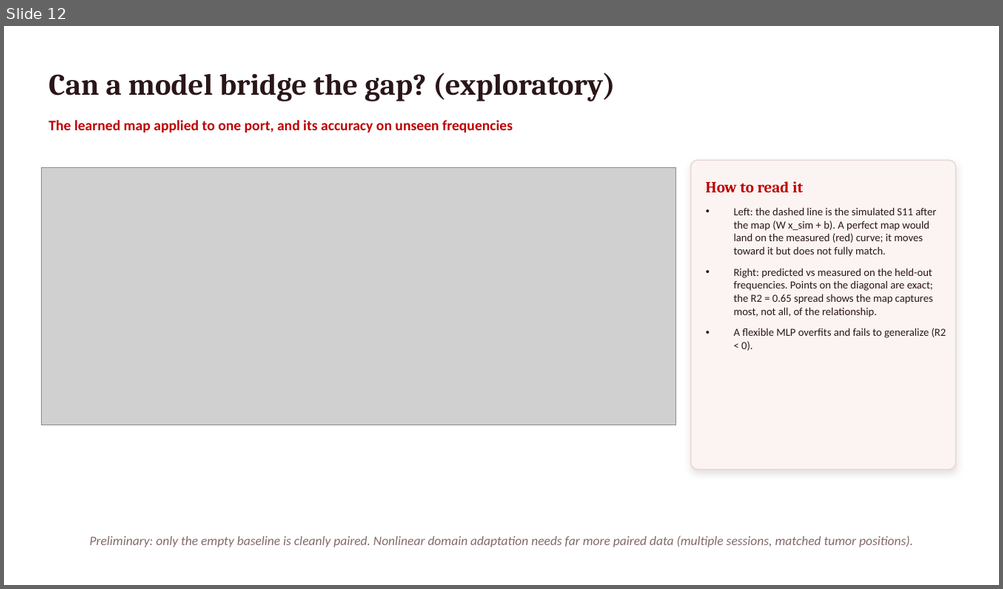
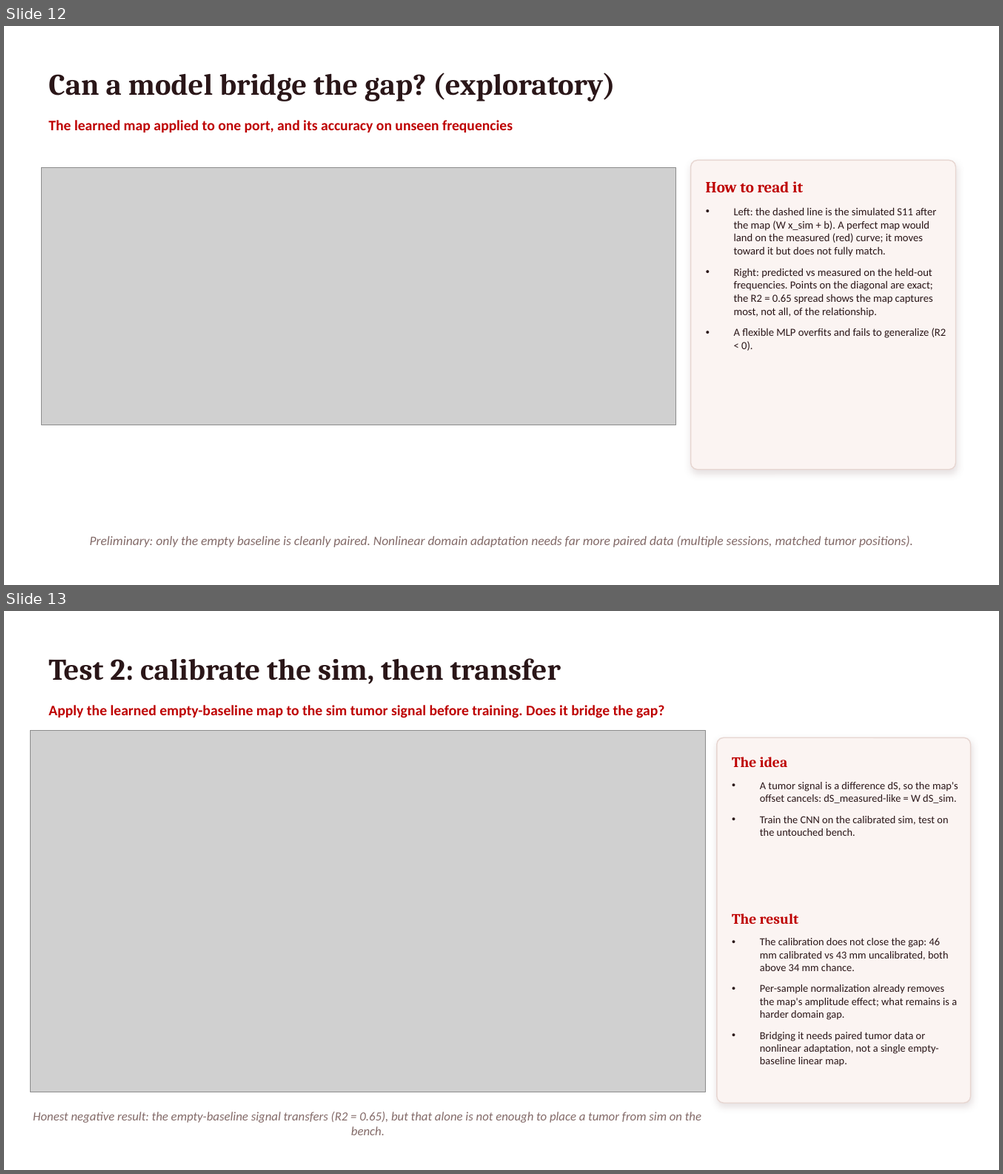
Before and after one commit to pmart1534/microwave-phantom-localization-cnn-mlp, a slide deck: regression_deck/Deck3_Sim_vs_Measured.pptx. Shown one above the other, each under a label of ours: slide 12 before the commit, slides 12 and 13 after it. The pictures are 1003x589 and 1003x1174 pixels, drawn with LibreOffice and Linux fonts; fonts in the diff are those of the drawing; grey boxes stand for pictures. Boxes give left, top, right and bottom in pixels: in the first picture for what was removed or moved away, otherwise in the second. Text is boxed around its words. In the diff, an @@ line names an element or a change of style, - is before the commit and + after.

```diff
--- a/regression_deck/Deck3_Sim_vs_Measured.pptx
+++ b/regression_deck/Deck3_Sim_vs_Measured.pptx
@@ slide 13 added at box(4, 611, 999, 1170), background #FFFFFF @@
@@ text added at box(48, 658, 560, 684), 29 pt, text #2A1618, bold @@
+Test 2: calibrate the sim, then transfer
@@ text added at box(48, 705, 664, 718), 14 pt, text #BE0000, bold @@
+Apply the learned empty-baseline map to the sim tumor signal before training. Does it bridge the gap?
@@ picture added at box(30, 730, 706, 1092) @@
@@ rounded rectangle added at box(717, 738, 970, 1103), fill #FBF4F2, outline #E7D6D1 1 pt @@
@@ text added at box(731, 757, 788, 767), 14 pt, text #BE0000, bold @@
+The idea
@@ text added at box(760, 782, 958, 836), 10.3 pt, text #2A1618 @@
+• A tumor signal is a difference dS, so the map's offset cancels: dS_measured-like = W dS_sim.
+• Train the CNN on the calibrated sim, test on the untouched bench.
@@ text added at box(731, 914, 799, 924), 14 pt, text #BE0000, bold @@
+The result
@@ text added at box(760, 938, 956, 1067), 10.3 pt, text #2A1618 @@
+• The calibration does not close the gap: 46 mm calibrated vs 43 mm uncalibrated, both above 34 mm chance.
+• Per-sample normalization already removes the map's amplitude effect; what remains is a harder domain gap.
+• Bridging it needs paired tumor data or nonlinear adaptation, not a single empty-baseline linear map.
@@ text added at box(33, 1112, 701, 1136), 12 pt, text #836A68, italic @@
+Honest negative result: the empty-baseline signal transfers (R2 = 0.65), but that alone is not enough to place a tumor from sim on the bench.
```
Also in this commit, not shown: 3 slides changed, 7 other files.
